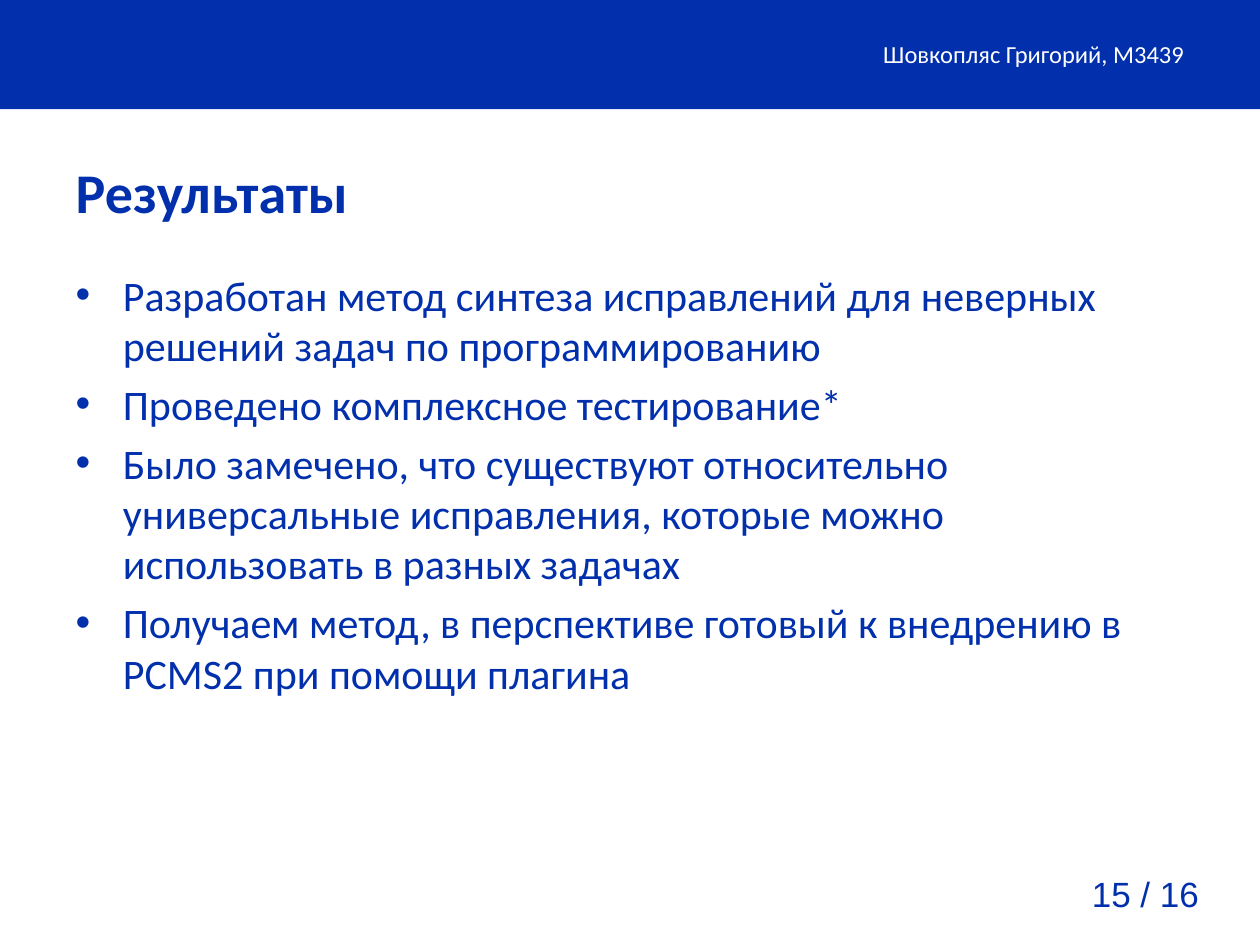
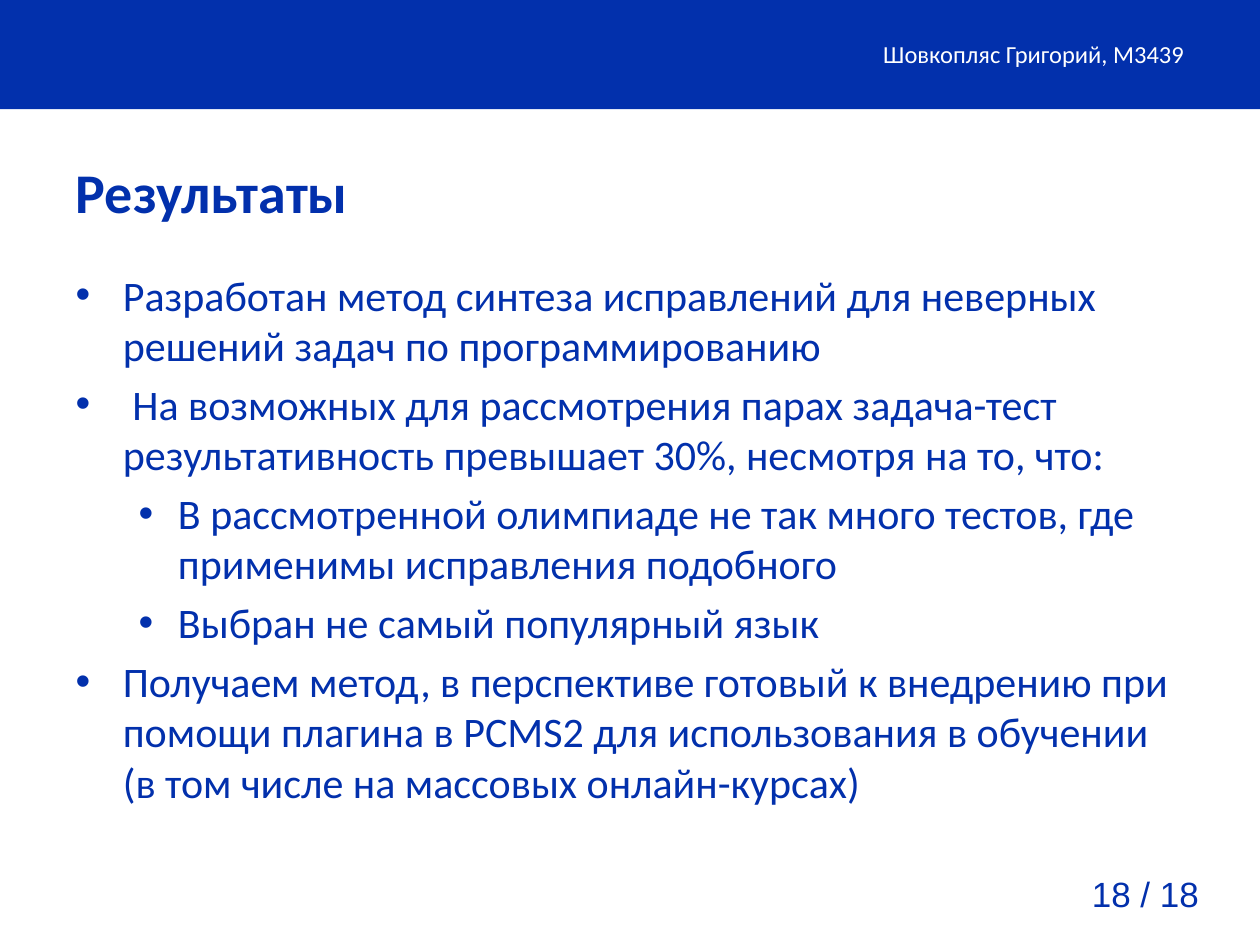
Before and after one commit to gshark/Diplom, a slide deck: slide 18 of presenatation/presentation.pptx (slide 15 before the commit). Drawn at 1260x945 pixels with LibreOffice and Linux fonts; fonts in the diff are those of the drawing; background and template pictures are left out. Boxes give left, top, right and bottom in pixels: in the first picture for what was removed or moved away, otherwise in the second. Text is boxed around its words. In the diff, an @@ line names an element or a change of style, - is before the commit and + after.

Commit message:
add finished presentation

```diff
--- a/presenatation/presentation.pptx
+++ b/presenatation/presentation.pptx
@@ text at (x1=123, y1=393, x2=1168, y2=805): text changed @@
-• Проведено комплексное тестирование*
-• Было замечено, что существуют относительно универсальные исправления, которые можно использовать в разных задачах
-• Получаем метод, в перспективе готовый к внедрению в PCMS2 при помощи плагина
+• На возможных для рассмотрения парах задача-тест результативность превышает 30%, несмотря на то, что:
+  • В рассмотренной олимпиаде не так много тестов, где применимы исправления подобного
+  • Выбран не самый популярный язык
+• Получаем метод, в перспективе готовый к внедрению при помощи плагина в PCMS2 для использования в обучении (в том числе на массовых онлайн-курсах)
@@ page number at (x1=1092, y1=882, x2=1199, y2=908): text changed @@
-15 / 16
+18 / 18
```
Also in this commit, not shown: 1 other slide changed, 3 slides added, 1 slide removed, 43 other files.
